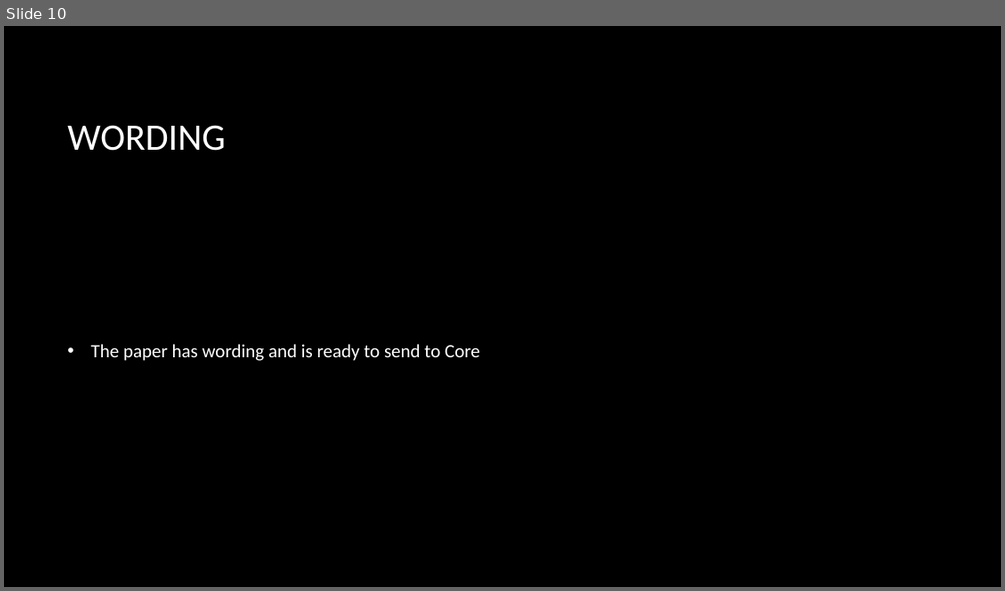
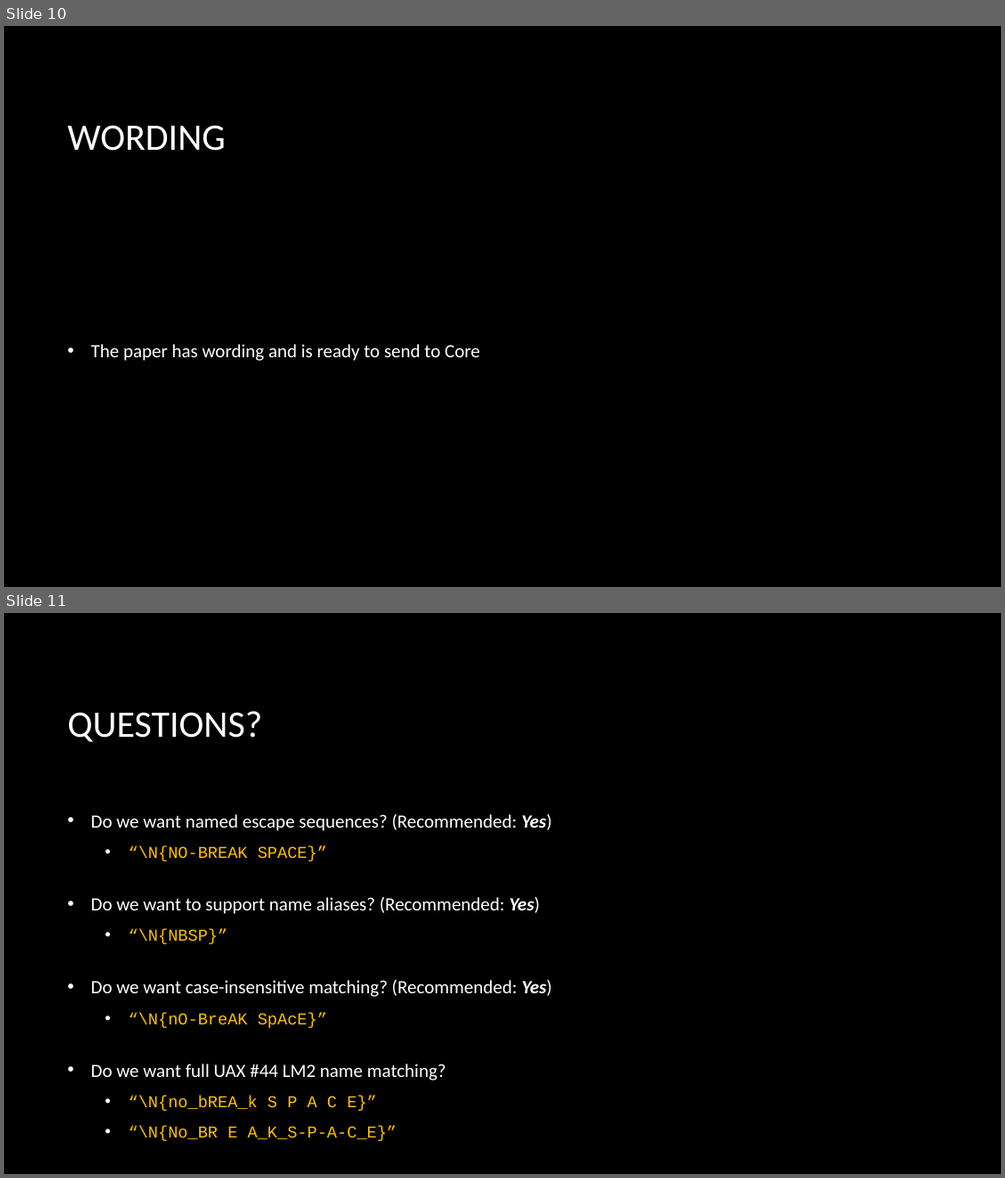
Before and after one commit to ThePhD/future_cxx, a slide deck: papers/presentations/source/d1097.pptx. Shown one above the other, each under a label of ours: slide 10 before the commit, slides 10 and 11 after it. The pictures are 1005x591 and 1005x1178 pixels, drawn with LibreOffice and Linux fonts; fonts in the diff are those of the drawing; background and template pictures are left out. Boxes give left, top, right and bottom in pixels: in the first picture for what was removed or moved away, otherwise in the second. Text is boxed around its words. In the diff, an @@ line names an element or a change of style, - is before the commit and + after.

```diff
--- a/papers/presentations/source/d1097.pptx
+++ b/papers/presentations/source/d1097.pptx
@@ slide 11 added at (x1=4, y1=613, x2=1001, y2=1174), background picture (left out) @@
@@ title added at (x1=67, y1=711, x2=262, y2=742), 36 pt, text #FFFFFF @@
+QUESTIONS?
@@ text added at (x1=91, y1=814, x2=552, y2=1141), 18 pt, text #FFFFFF @@
+• Do we want named escape sequences? (Recommended: Yes)
+  • “\N{NO-BREAK SPACE}”
+• Do we want to support name aliases? (Recommended: Yes)
+  • “\N{NBSP}”
+• Do we want case-insensitive matching? (Recommended: Yes)
+  • “\N{nO-BreAK SpAcE}”
+• Do we want full UAX #44 LM2 name matching?
+  • “\N{no_bREA_k S P A C E}”
+  • “\N{No_BR E A_K_S-P-A-C_E}”
```
Also in this commit, not shown: 1 other slide added, 1 slide removed, 18 other files.
